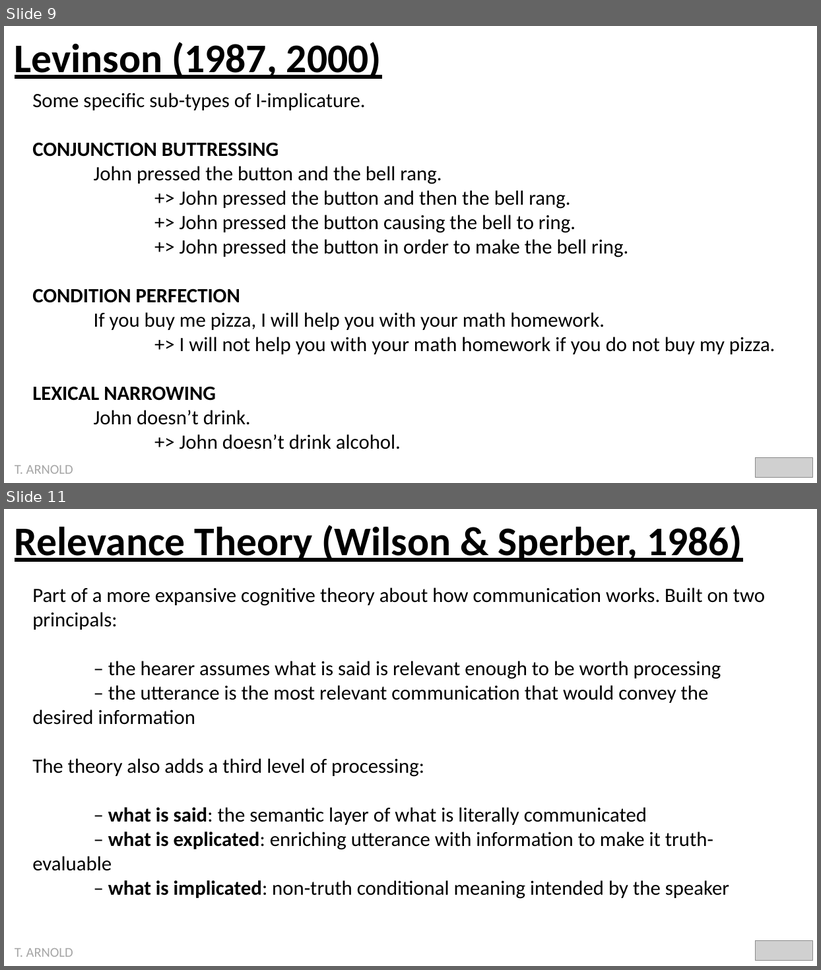
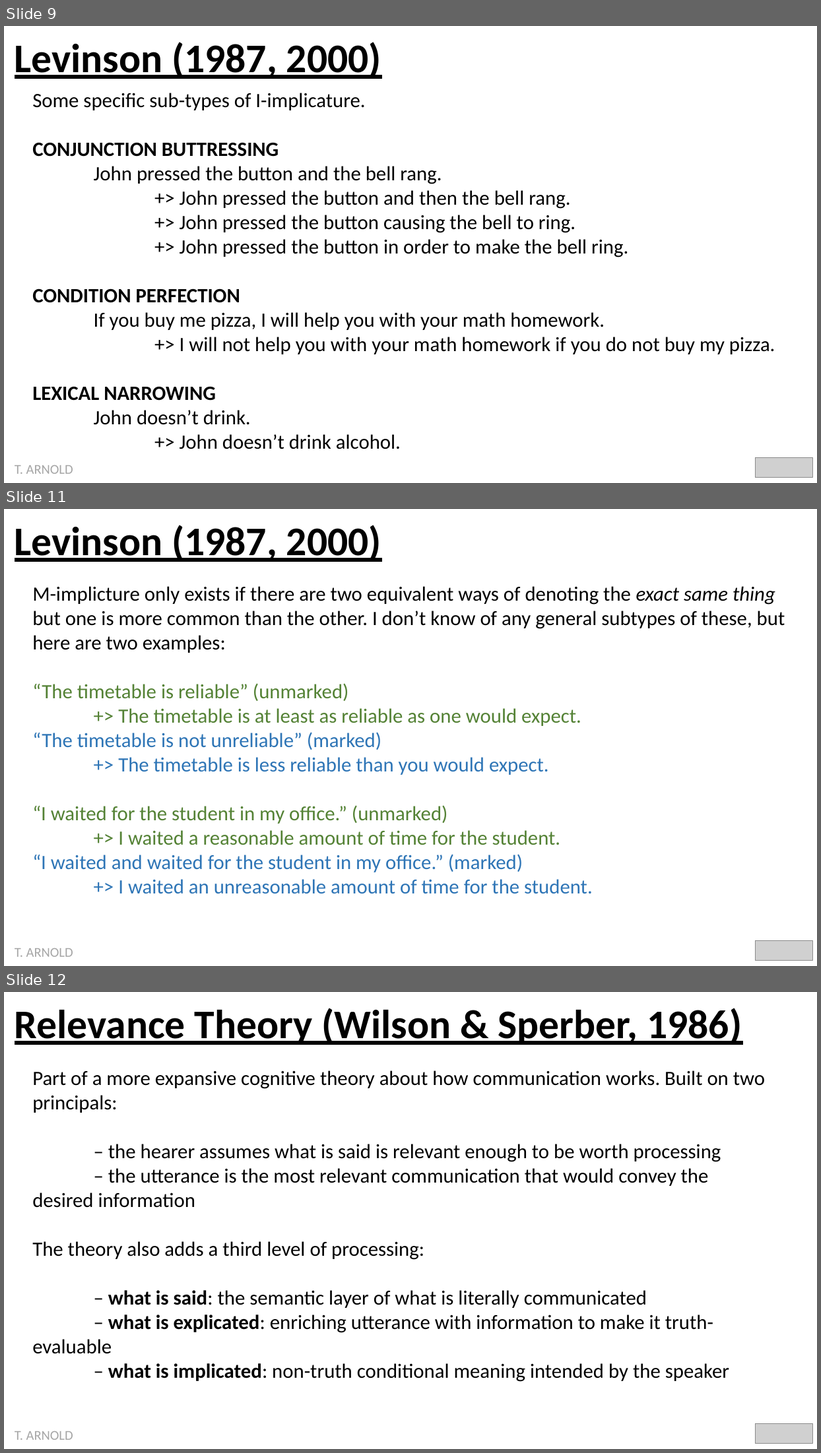
Before and after one commit to statsmaths/ling297-f22, a slide deck: extra/implicature.pptx. Shown one above the other, each under a label of ours: slides 9 and 11 before the commit, slides 9, 11 and 12 after it; the slides between them are not shown. The pictures are 821x970 and 821x1453 pixels, drawn with LibreOffice and Linux fonts; fonts in the diff are those of the drawing; grey boxes stand for pictures. Boxes give left, top, right and bottom in pixels: in the first picture for what was removed or moved away, otherwise in the second. Text is boxed around its words. In the diff, an @@ line names an element or a change of style, - is before the commit and + after.

```diff
--- a/extra/implicature.pptx
+++ b/extra/implicature.pptx
@@ slide 11 added at bbox=[4, 509, 817, 966], background #FFFFFF @@
@@ text added at bbox=[15, 525, 382, 562], 48 pt, text #000000, bold, underline @@
+Levinson (1987, 2000)
@@ text added at bbox=[32, 586, 785, 894], 24 pt, text #2E75B6 @@
+M-implicture only exists if there are two equivalent ways of denoting the exact same thing but one is more common than the other. I don’t know of any general subtypes of these, but here are two examples:
+“The timetable is reliable” (unmarked)
++> The timetable is at least as reliable as one would expect.
+“The timetable is not unreliable” (marked)
++> The timetable is less reliable than you would expect.
+“I waited for the student in my office.” (unmarked)
++> I waited a reasonable amount of time for the student.
+“I waited and waited for the student in my office.” (marked)
++> I waited an unreasonable amount of time for the student.
@@ picture added at bbox=[756, 941, 813, 961] @@
@@ text added at bbox=[15, 949, 73, 957], 16 pt, text #A6A6A6 @@
+T. ARNOLD
@@ what was slide 11 is now slide 12 @@
```
Also in this commit, not shown: 5 slides changed, 1 other slide added, 1 other file.
